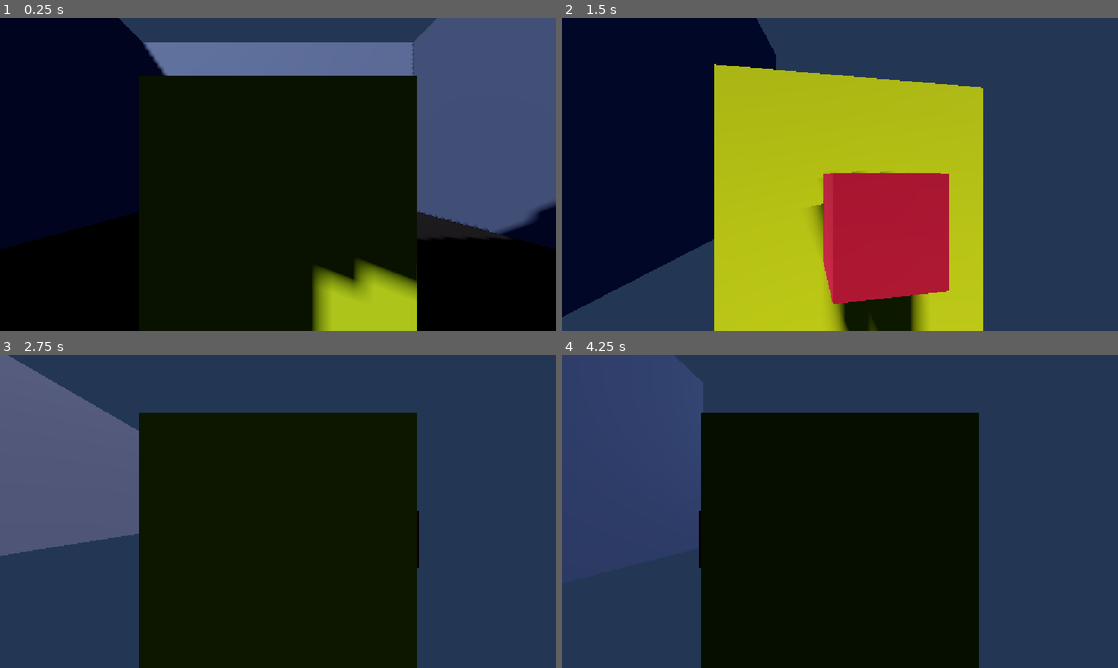
Above: before the commit, frames 1-4 (two rows, left to right).
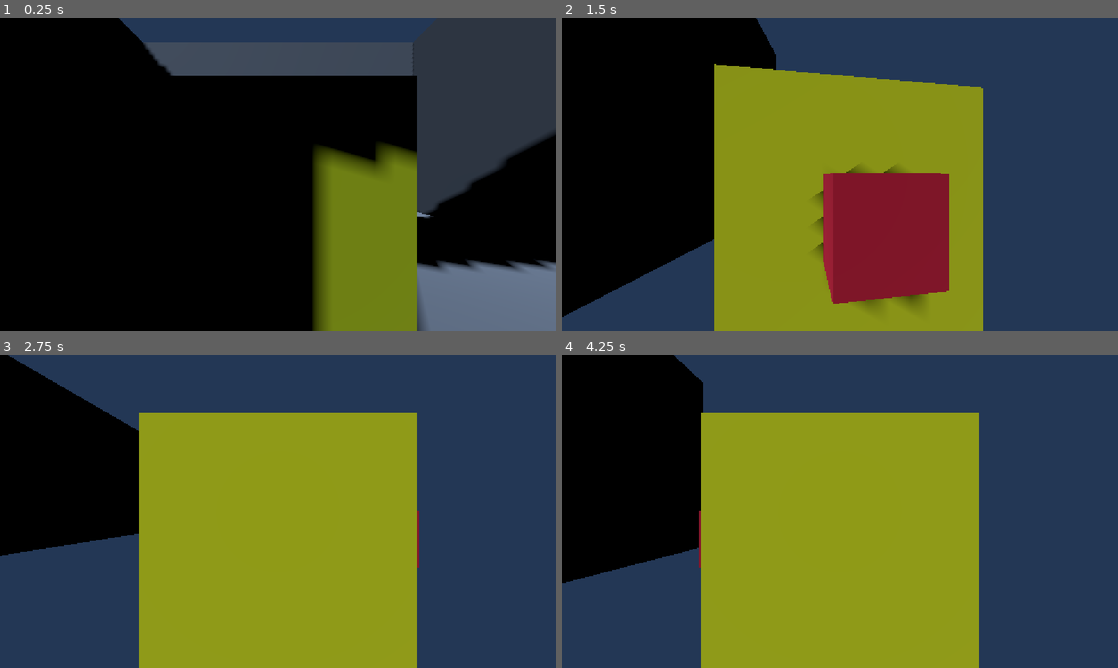
Above: after the commit, the same moments.

Repository: Panteve/Casa_abandonada_videojuego
Game: Godot game, scene res://zonaA/zona_a.tscn
The game is run twice, just before and just after one commit, with the same random seed, the same clock (stepped at 60 frames per second) and the same inputs.
Inputs:
- Up to frame 1 (0.25 s): no input
- Up to frame 2 (1.5 s): hold D 0.53-1.28 s; hold E 0.53-1.28 s; hold S from 1.28 s (still down); tap E at 1.35 s
- Up to frame 3 (2.75 s): release S at 2.03 s; hold D from 2.03 s (still down); hold E from 2.03 s (still down)
- Up to frame 4 (4.25 s): release D at 2.78 s; release E at 2.78 s; hold W 2.78-3.53 s; tap E at 2.85 s; hold A from 3.53 s (still down); hold E from 3.53 s (still down)

The runs differ from the first frame. In frame 1, 55% of the frame differs, in the area x 0-100%, y 0-100%; in frame 2, 63%, in the area x 0-76%, y 0-100%; in frame 3, 53%; in frame 4, 57%.

Commit message:
Tarea A nivel 3: Lambert y fotometro

Diff:
--- /dev/null
+++ b/fotometro.gd
@@ -0,0 +1,49 @@
+
+extends Node
+
+@export var sistema: SistemaSol
+@export var camara: Camera3D
+@export var superficie: MeshInstance3D
+@export var punto := Vector3(0, 0, 3)
+@export var horas: Array[float] = [7.0, 8.0, 9.0]
+
+var i := 0
+var espera := 0
+
+func _ready() -> void:
+	var env := sistema.entorno.environment
+	env.ambient_light_source = Environment.AMBIENT_SOURCE_COLOR
+	env.ambient_light_color = Color.BLACK
+	env.reflected_light_source = Environment.REFLECTION_SOURCE_DISABLED
+	env.tonemap_mode = Environment.TONE_MAPPER_LINEAR
+
+	var mate := StandardMaterial3D.new()
+	mate.roughness = 1.0
+	mate.metallic_specular = 0.0
+	superficie.material_override = mate
+
+	sistema.ciclo.pausado = true
+	sistema.ciclo.hora = horas[0]
+
+func _process(_delta: float) -> void:
+	espera += 1
+	if espera < 10:
+		return
+
+	espera = 0
+
+	var px := camara.unproject_position(punto)
+	var imagen := get_viewport().get_texture().get_image()
+	var color := imagen.get_pixel(int(px.x), int(px.y))
+
+	print("hora %.1f medido %.3f predicho %.3f" % [
+		sistema.ciclo.hora,
+		color.srgb_to_linear().r,
+		sistema.prediccion_piso()
+	])
+
+	i += 1
+	if i < horas.size():
+		sistema.ciclo.hora = horas[i]
+	else:
+		set_process(false)
--- a/sistema_sol.gd
+++ b/sistema_sol.gd
@@ -40,3 +40,16 @@
 	sol.light_energy = energia_sol * f
 	sol.light_color = CicloDia.color_sol(h)
 	entorno.environment.ambient_light_energy = lerpf(ambiente_noche, ambiente_dia, f)
+
+static func lambert(normal: Vector3, hacia_luz: Vector3) -> float:
+	var n := normal.normalized()
+	var l := hacia_luz.normalized()
+	return maxf(0.0, n.dot(l))
+
+
+func prediccion_piso() -> float:
+	var hacia_luz := sol.global_transform.basis.z
+	return sol.light_energy * sol.light_color.r * lambert(
+		Vector3.UP,
+		hacia_luz
+	)
--- a/zonaA/zona_a.tscn
+++ b/zonaA/zona_a.tscn
@@ -7,6 +7,7 @@
 [ext_resource type="Script" uid="uid://bm43kfji21dj" path="res://motor.gd" id="3_oxmde"]
 [ext_resource type="Script" uid="uid://ejogjbpi60fy" path="res://orientador.gd" id="4_c7mlr"]
 [ext_resource type="Script" uid="uid://yjo5g32efxa" path="res://agarrador.gd" id="5_h8pm0"]
+[ext_resource type="Script" uid="uid://db6j0u1br6y41" path="res://fotometro.gd" id="8_c7mlr"]
 
 [sub_resource type="WorldBoundaryShape3D" id="WorldBoundaryShape3D_onsl3"]
 
@@ -157,3 +158,9 @@
 [node name="Ventana4" type="MeshInstance3D" parent="." unique_id=658703992]
 transform = Transform3D(1, 0, 0, 0, 1, 0, 0, 0, 1, 0, 2.5, 2.5)
 mesh = SubResource("BoxMesh_11rk4")
+
+[node name="Fotometro" type="Node" parent="." unique_id=2138802123 node_paths=PackedStringArray("sistema", "camara", "superficie")]
+script = ExtResource("8_c7mlr")
+sistema = NodePath("../SistemaSol")
+camara = NodePath("../Jugador/Camera3D")
+superficie = NodePath("../Piso/MeshInstance3D")
Not shown, added: fotometro.gd.uid
